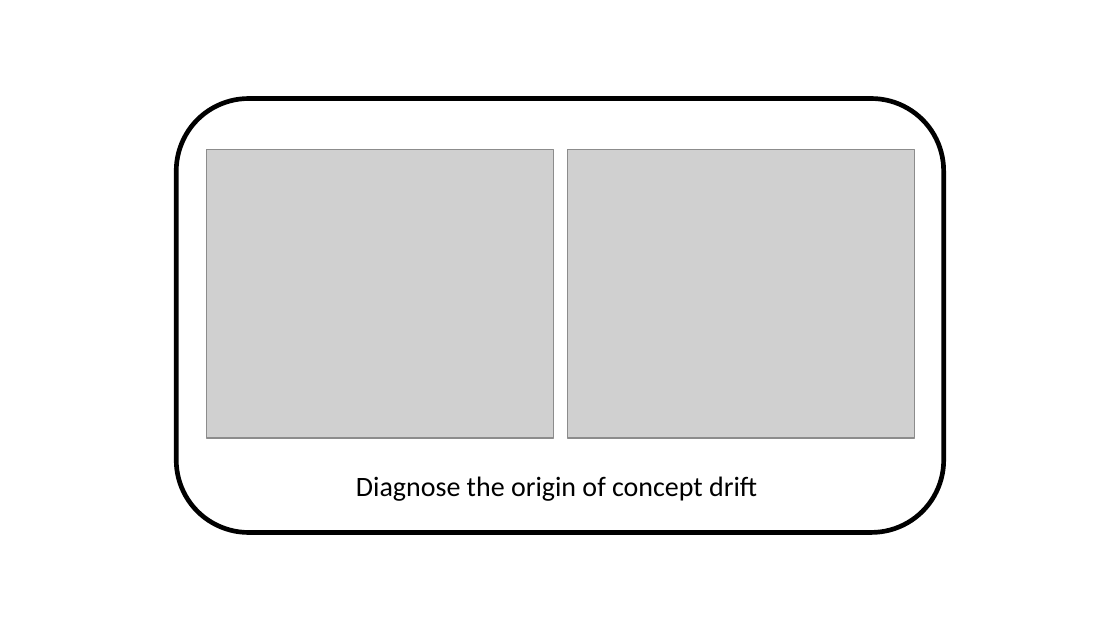
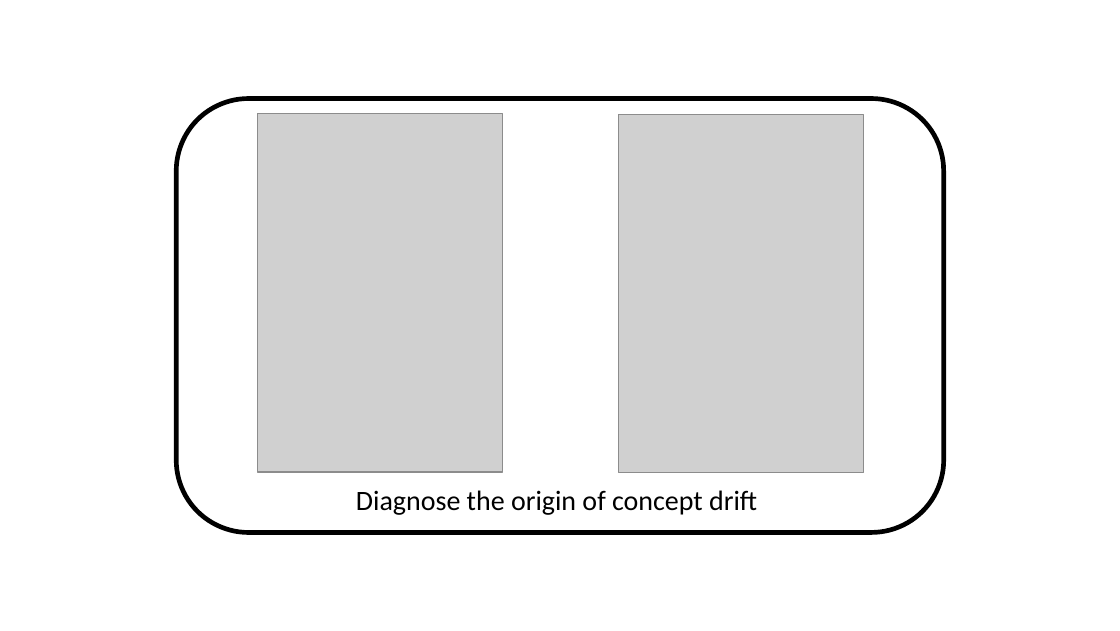
Before and after one commit to kgzhang0801/cd_paper, a slide deck: slide 3 of figures/v14/flow_chart/gen_fig_most_updated.pptx. Drawn at 1120x631 pixels with LibreOffice and Linux fonts; fonts in the diff are those of the drawing; grey boxes stand for pictures. Boxes give left, top, right and bottom in pixels: in the first picture for what was removed or moved away, otherwise in the second. Text is boxed around its words. In the diff, an @@ line names an element or a change of style, - is before the commit and + after.

```diff
--- a/figures/v14/flow_chart/gen_fig_most_updated.pptx
+++ b/figures/v14/flow_chart/gen_fig_most_updated.pptx
@@ picture: place and size @@
-picture at box(207, 149, 553, 438)
+picture at box(258, 113, 503, 472)
@@ picture: place and size @@
-picture at box(568, 149, 914, 438)
+picture at box(618, 114, 864, 473)
@@ text "Diagnose the origin of concept ...": place and size @@
-text "Diagnose the origin of concept ..." at box(356, 476, 757, 501)
+text "Diagnose the origin of concept ..." at box(356, 490, 757, 515)
```
Also in this commit, not shown: 9 other files.
